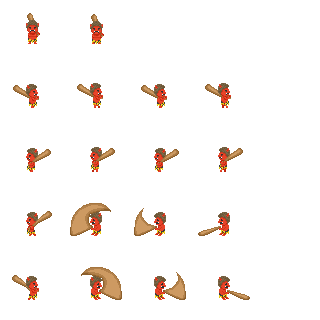
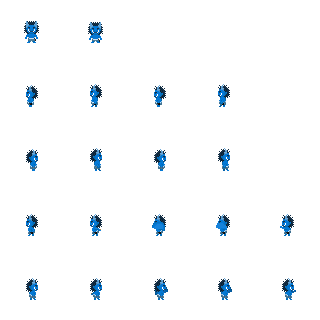
Layered file, before and after one edit (320×320). Changes by layer:
renamed "Layer 8 copy" to "Layer 49", showed it, painted on it over [282,278,296,300]
renamed "Layer 7 copy" to "Layer 48", showed it, painted on it over [218,276,236,300]
renamed "Layer 8" to "Layer 40", showed it, painted on it over [280,214,294,236]
renamed "Layer 7" to "Layer 39", showed it, painted on it over [212,212,230,236]
renamed "Layer 6" to "Layer 44", showed it, painted on it over [148,212,166,236]
renamed "Layer 30" to "Layer 37", moved it above "Layer 36", painted on it over [70,203,111,236]
renamed "Layer 23" to "Layer 36", moved it above "Layer 47", painted on it over [26,211,52,236]
renamed "Layer 6 copy" to "Layer 47", showed it, moved it above "Layer 46", painted on it over [154,276,172,300]
renamed "Layer 32" to "Layer 46", moved it above "Layer 45", painted on it over [81,267,122,300]
renamed "Layer 31" to "Layer 45", moved it above "Layer 33 copy", painted on it over [12,275,39,300]
removed layer "Layer 22" over [13,13,243,172]
added layer "Layer 33 copy" above "Layer 43" over [26,148,230,171]
moved "Layer 33" above "Layer 29", painted on it over [26,84,230,300]
moved "Layer 29" above "Layer 34", painted on it over [88,22,166,236]
hid "Layer 34", moved it above "Layer 28", painted on it over [218,107,250,300]
moved "Layer 28" below "Layer 34", painted on it over [24,21,230,236]
